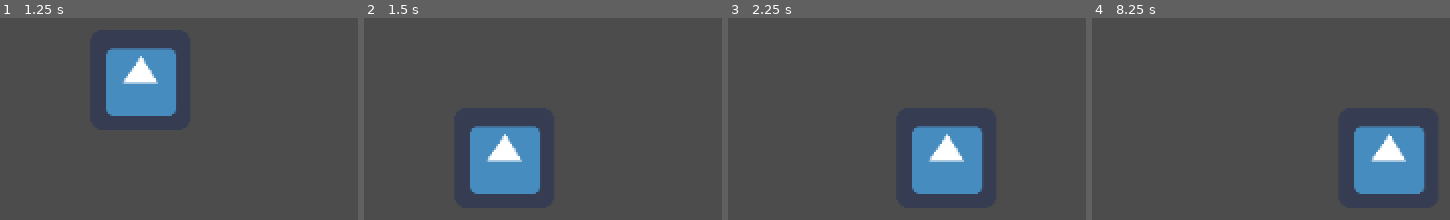
Above: before the commit, frames 1-4 (left to right).
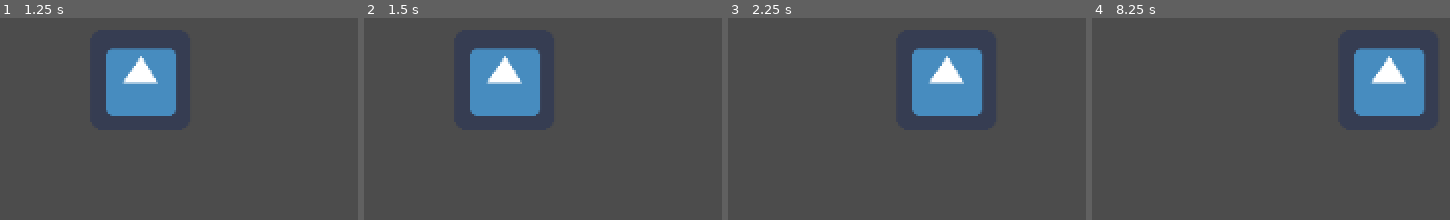
Above: after the commit, the same moments.

Repository: archfan7411/LD46
Game: Godot game, scene res://Level.tscn
Two runs of this game, one before a commit and one after it. Both use one fixed random seed, a clock stepped at 60 frames per second and the inputs below. The project has no main scene, so this scene is started directly. The engine's default icon, where the game draws it, is replaced by a stand-in: a white triangle on a blue panel in a dark square.
Inputs:
- Up to frame 1 (1.25 s): tap Enter at 0.5 s; hold D (right) from 0.53 s (still down)
- Up to frame 2 (1.5 s): tap Space at 1.25 s; release D (right) at 1.28 s; hold S (down) from 1.28 s (still down)
- Up to frame 3 (2.25 s): tap Enter at 2 s; release S (down) at 2.03 s; hold D (right) from 2.03 s (still down)
- Up to frame 4 (8.25 s): tap Space at 2.75, 4.25 s; release D (right) at 2.78 s; hold W (up) 2.78-3.53 s; tap Enter at 3.5 s; hold A (left) 3.53-5.03 s; hold S (down) 5.03-5.78 s; hold D (right) 5.78-6.53 s; hold W (up) 6.53-7.28 s; hold D (right) 7.28-8.03 s; hold S (down) from 8.03 s (still down)

Frame 1 is identical in both runs. In frame 2, 13% of the frame differs, in the area x 29-50%, y 14-88%; in frame 3, 13%; in frame 4, 13%, in the area x 73-94%, y 14-88%.

Commit message:
Remove up/down movement

Diff:
--- a/Player.gd
+++ b/Player.gd
@@ -4,11 +4,7 @@
 var speed = 3000
 
 func _physics_process(delta):
-	if Input.is_action_just_pressed("up"):
-		self.move_and_slide(Vector2(0, -speed))
-	elif Input.is_action_just_pressed("down"):
-		self.move_and_slide(Vector2(0, speed))
-	elif Input.is_action_just_pressed("left"):
+	if Input.is_action_just_pressed("left"):
 		self.move_and_slide(Vector2(-speed, 0))
 	elif Input.is_action_just_pressed("right"):
 		self.move_and_slide(Vector2(speed, 0))
